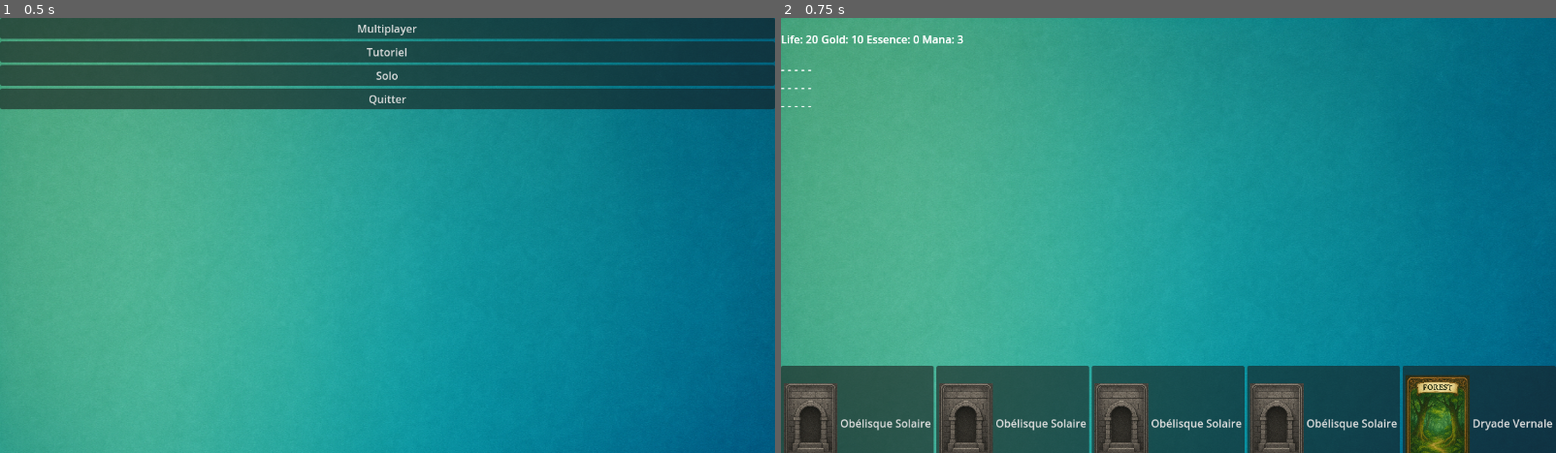
Above: before the commit, frames 1-2 (left to right).
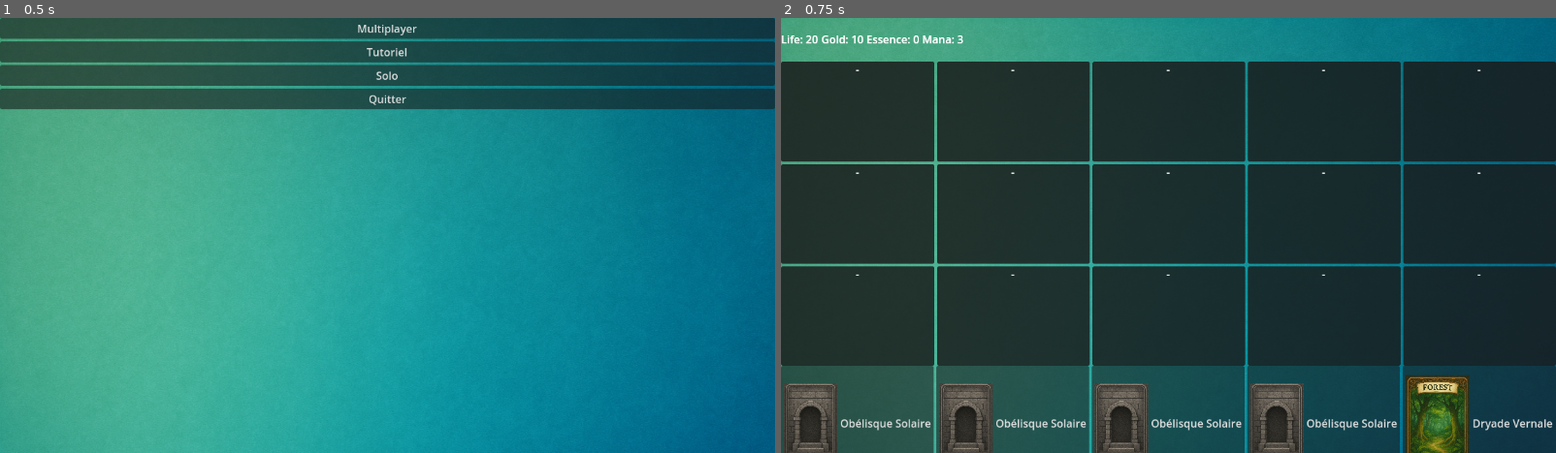
Above: after the commit, the same moments.

Repository: cbCielblanc/deckbuilding
Game: Godot game, scene res://scenes/MainMenu.tscn
Same seed, same stepped clock (60 frames per second), same inputs: the game is played once before the commit and once after it.
Inputs:
- Up to frame 1 (0.5 s): no input
- Up to frame 2 (0.75 s): click "Solo" at 0.5 s

Frame 1 is identical in both runs. In frame 2, 68% of the frame differs, in the area x 0-100%, y 10-80%.

Commit message:
Fix BoardUI indentation

Diff:
--- a/ui/board_ui.gd
+++ b/ui/board_ui.gd
@@ -27,13 +27,44 @@
 	if board and board.grids.has(player):
 		var grid := GridContainer.new()
 		grid.columns = board.width
+		grid.size_flags_horizontal = Control.SIZE_EXPAND_FILL
+		grid.size_flags_vertical = Control.SIZE_EXPAND_FILL
+		grid.custom_minimum_size = Vector2(0, 200)
 		for y in board.height:
 			for x in board.width:
-				var lbl := Label.new()
-				lbl.horizontal_alignment = HORIZONTAL_ALIGNMENT_CENTER
+				var cell := Panel.new()
+				cell.custom_minimum_size = Vector2(160, 80)
+				cell.size_flags_horizontal = Control.SIZE_EXPAND_FILL
+				cell.size_flags_vertical = Control.SIZE_EXPAND_FILL
+
+				var box := VBoxContainer.new()
+				box.anchor_left = 0.0
+				box.anchor_top = 0.0
+				box.anchor_right = 1.0
+				box.anchor_bottom = 1.0
+
 				var c : Card = board.grids[player][x][y]
-				lbl.text = c.name if c else "-"
-				grid.add_child(lbl)
+
+				var lbl_name := Label.new()
+				lbl_name.horizontal_alignment = HORIZONTAL_ALIGNMENT_CENTER
+				lbl_name.text = c.name if c else "-"
+				box.add_child(lbl_name)
+
+				var lbl_stats := Label.new()
+				lbl_stats.horizontal_alignment = HORIZONTAL_ALIGNMENT_CENTER
+				if c:
+					if c.card_type == constants.CardType.UNIT:
+						lbl_stats.text = "%d/%d" % [c.atk, c.hp]
+					elif c.card_type == constants.CardType.STRUCTURE:
+						lbl_stats.text = "HP: %d" % c.hp
+					else:
+						lbl_stats.text = ""
+				else:
+					lbl_stats.text = ""
+				box.add_child(lbl_stats)
+
+				cell.add_child(box)
+				grid.add_child(cell)
 		add_child(grid)
 
 	# 3) afficher les structures
Not shown, changed: ui/README.md
